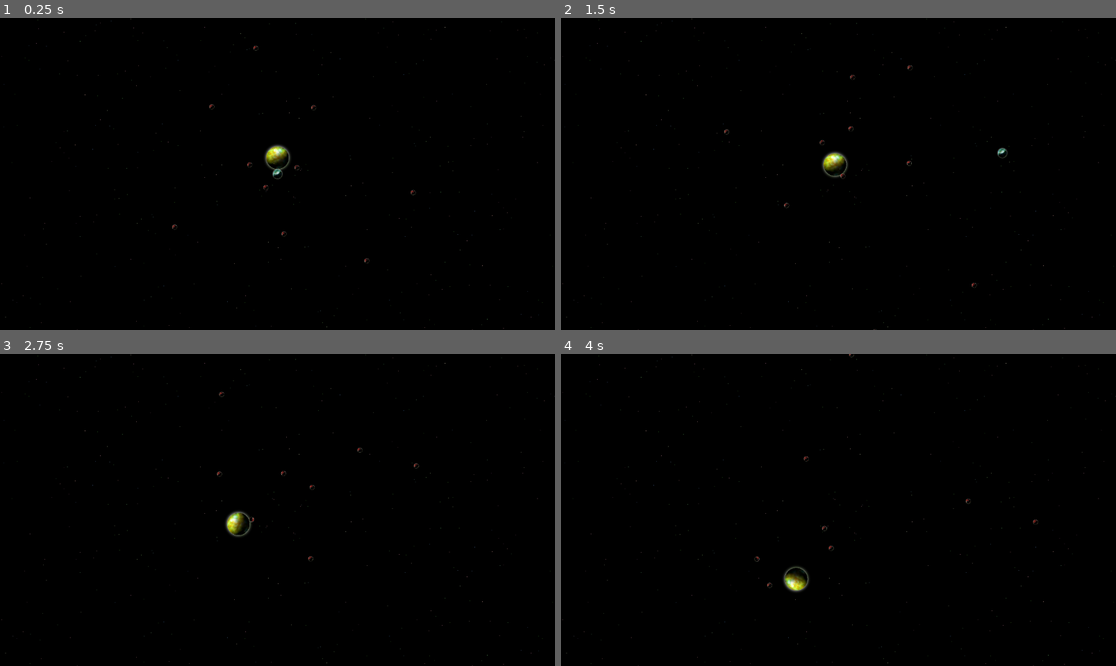
Above: before the commit, frames 1-4 (two rows, left to right).
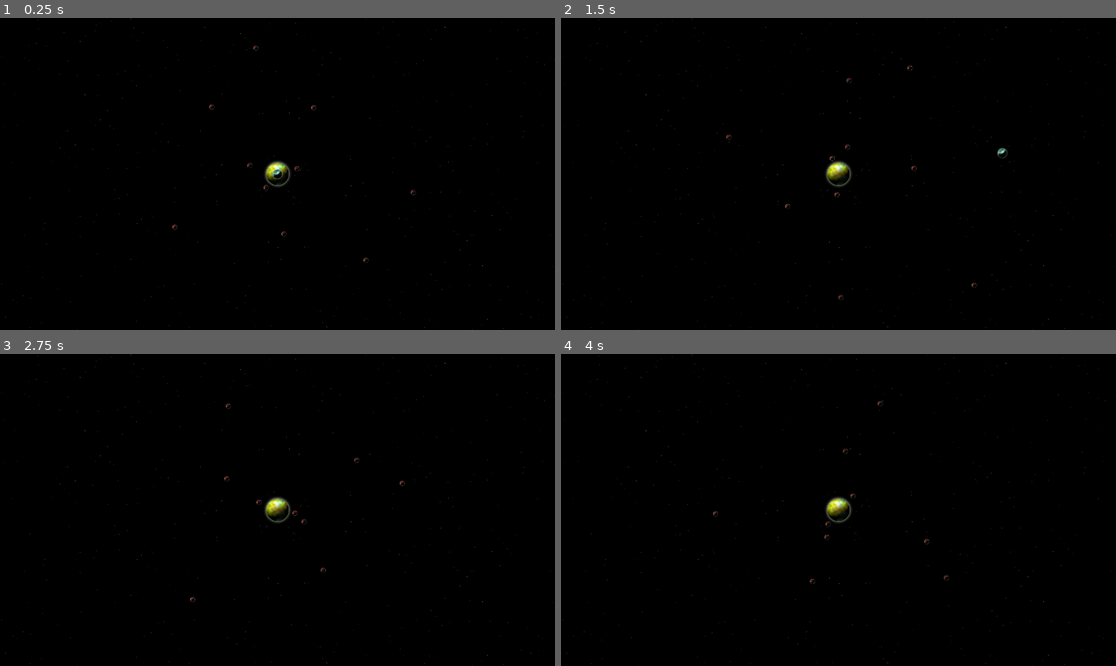
Above: after the commit, the same moments.

Repository: rkmoon/project-space-balls
Game: Godot game, scene res://Scenes/test_scene.tscn
Two runs of this game, one before a commit and one after it. Both use one fixed random seed, a clock stepped at 60 frames per second and the inputs below. The project has no main scene, so this scene is started directly.
Inputs (mouse positions are in pixels of both pictures, inside the frame that each line leads up to):
- Up to frame 1 (0.25 s): no input
- Up to frame 2 (1.5 s): move the mouse to (960, 158) at 0.52 s; press the mouse at (960, 158) at 0.53 s; move the mouse to (727, 189) at 1.27 s; release the mouse at (727, 189) at 1.28 s; click (727, 189) at 1.35 s
- Up to frame 3 (2.75 s): move the mouse to (333, 441) at 2.02 s; press the mouse at (333, 441) at 2.03 s
- Up to frame 4 (4 s): move the mouse to (810, 572) at 2.77 s; release the mouse at (810, 572) at 2.78 s; click (810, 572) at 2.85 s; move the mouse to (1005, 556) at 3.52 s; press the mouse at (1005, 556) at 3.53 s

The runs differ from the first frame. In frame 1, 0.5% of the frame differs, in the area x 31-67%, y 8-79%; in frame 2, 0.5%; in frame 3, 0.6%; in frame 4, 0.6%, in the area x 27-86%, y 0-77%.

Commit message:
froze MiddlePlanet

Diff:
--- a/Scenes/test_scene.tscn
+++ b/Scenes/test_scene.tscn
@@ -23,6 +23,8 @@
 [node name="Camera2D" type="Camera2D" parent="."]
 
 [node name="MiddlePlanet" type="RigidBody2D" parent="."]
+gravity_scale = 0.0
+freeze = true
 
 [node name="CollisionShape2D" type="CollisionShape2D" parent="MiddlePlanet"]
 shape = SubResource("CircleShape2D_sp4ea")
